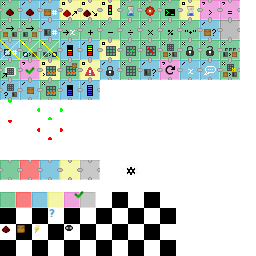
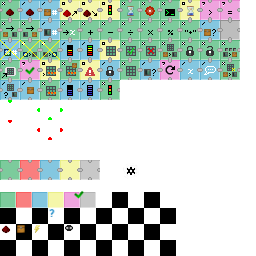
Revision of a layered 256×256 image; what changed, layer by layer:
painted on "icons.png" over <box>100,80,120,100</box>
